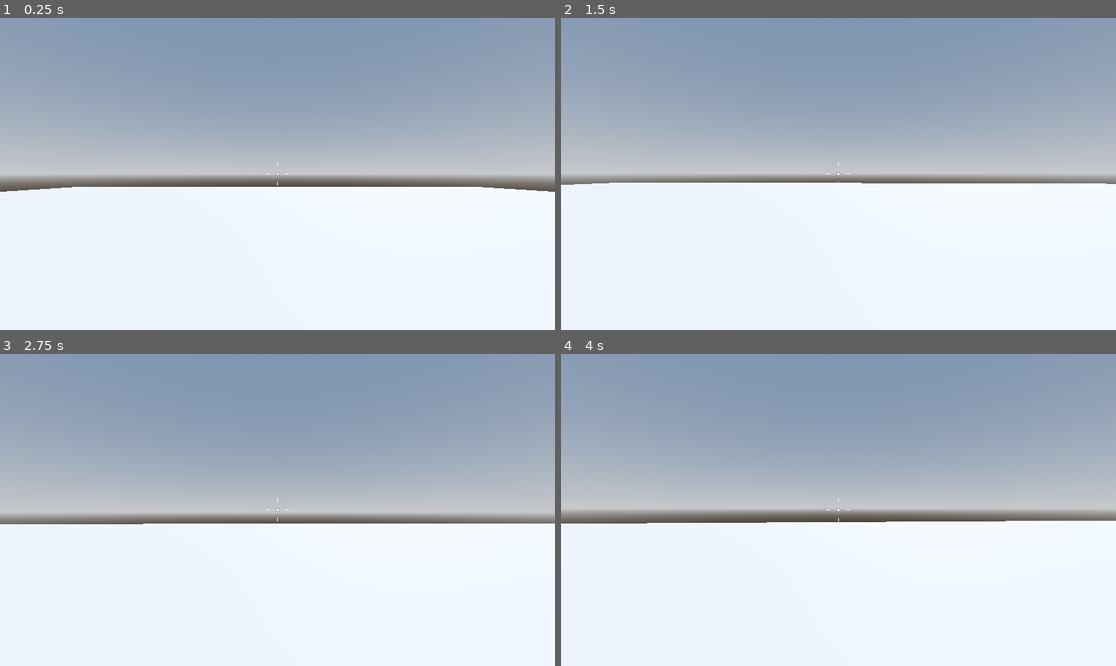
Above: before the commit, frames 1-4 (two rows, left to right).
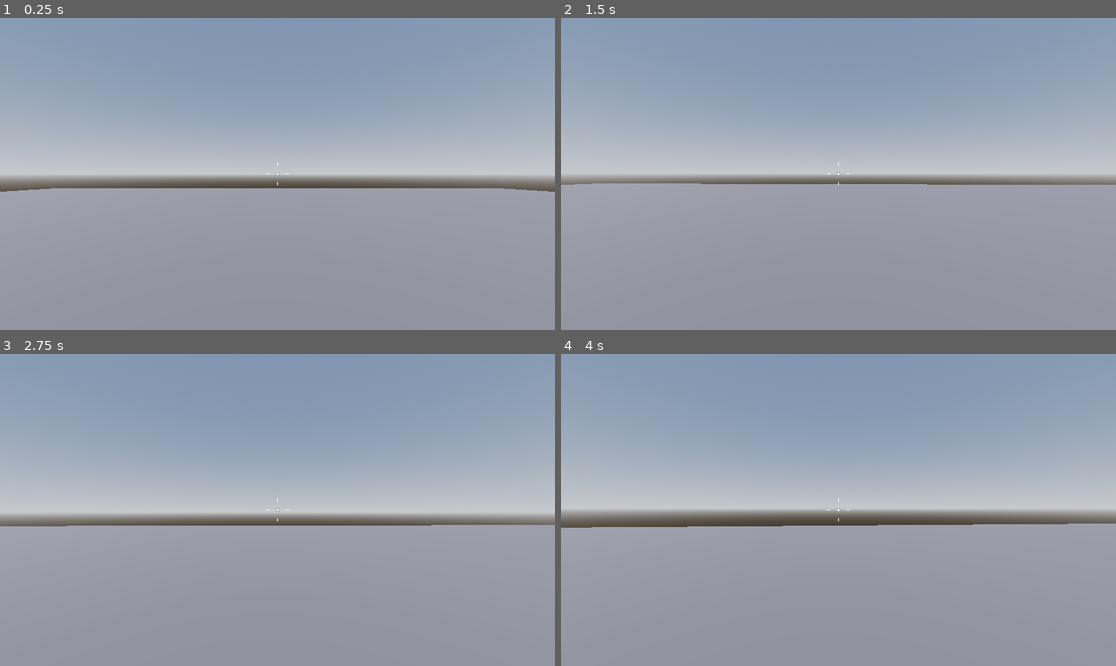
Above: after the commit, the same moments.

Repository: DrOtter3000/janitory_defender
Game: Godot game, scene res://Levels/sandbox.tscn
Two runs of this game, one before a commit and one after it. Both use one fixed random seed, a clock stepped at 60 frames per second and the inputs below.
Inputs (mouse positions are in pixels of both pictures, inside the frame that each line leads up to):
- Up to frame 1 (0.25 s): no input
- Up to frame 2 (1.5 s): move the mouse to (866, 174) at 0.52 s; hold W (forward) from 0.53 s (still down); tap Space (jump) at 0.77 s; tap Enter at 1.25 s; move the mouse to (810, 174) at 1.27 s
- Up to frame 3 (2.75 s): keep holding W (forward); tap Space (jump) at 1.52, 2 s; move the mouse to (288, 503) at 2.02 s
- Up to frame 4 (4 s): keep holding W (forward); move the mouse to (832, 516) at 2.77 s; tap Space (jump) at 3.02, 3.77 s; move the mouse to (877, 513) at 3.52 s

The runs differ from the first frame. In frame 1, 46% of the frame differs, in the area x 0-100%, y 54-100%; in frame 2, 47%, in the area x 0-100%, y 52-100%; in frame 3, 46%; in frame 4, 46%.

Commit message:
add basic enemy

Diff:
--- /dev/null
+++ b/Enemies/enemy.gd
@@ -0,0 +1,37 @@
+extends CharacterBody3D
+
+
+const SPEED = 5.0
+const JUMP_VELOCITY = 4.5
+
+# Get the gravity from the project settings to be synced with RigidBody nodes.
+var gravity: float = ProjectSettings.get_setting("physics/3d/default_gravity")
+@onready var navigation_agent_3d: NavigationAgent3D = $NavigationAgent3D
+
+var player
+
+
+func _ready() -> void:
+	player = get_tree().get_first_node_in_group("player")
+
+
+func _process(delta: float) -> void:
+	print(player.global_position)
+	navigation_agent_3d.target_position = player.global_position
+
+
+func _physics_process(delta: float) -> void:
+	var next_position = navigation_agent_3d.get_next_path_position()
+	# Add the gravity.
+	if not is_on_floor():
+		velocity.y -= gravity * delta
+
+	var direction = global_position.direction_to(next_position)
+	if direction:
+		velocity.x = direction.x * SPEED
+		velocity.z = direction.z * SPEED
+	else:
+		velocity.x = move_toward(velocity.x, 0, SPEED)
+		velocity.z = move_toward(velocity.z, 0, SPEED)
+
+	move_and_slide()
--- /dev/null
+++ b/Enemies/enemy.tscn
@@ -0,0 +1,18 @@
+[gd_scene load_steps=4 format=3 uid="uid://b0uskbfwt5p70"]
+
+[ext_resource type="Script" path="res://Enemies/enemy.gd" id="1_2ts3h"]
+
+[sub_resource type="CapsuleMesh" id="CapsuleMesh_tnovq"]
+
+[sub_resource type="CapsuleShape3D" id="CapsuleShape3D_wjcbp"]
+
+[node name="Enemy" type="CharacterBody3D"]
+script = ExtResource("1_2ts3h")
+
+[node name="MeshInstance3D" type="MeshInstance3D" parent="."]
+mesh = SubResource("CapsuleMesh_tnovq")
+
+[node name="CollisionShape3D" type="CollisionShape3D" parent="."]
+shape = SubResource("CapsuleShape3D_wjcbp")
+
+[node name="NavigationAgent3D" type="NavigationAgent3D" parent="."]
--- /dev/null
+++ b/Levels/Materials/grey_material.tres
@@ -0,0 +1,4 @@
+[gd_resource type="StandardMaterial3D" format=3 uid="uid://c7nvktal3iuki"]
+
+[resource]
+albedo_color = Color(0.28844, 0.272812, 0.279714, 1)
--- /dev/null
+++ b/Levels/Materials/orange_material.tres
@@ -0,0 +1,4 @@
+[gd_resource type="StandardMaterial3D" format=3 uid="uid://bq3ngqp6fgt0d"]
+
+[resource]
+albedo_color = Color(1, 0.517647, 0, 1)
--- a/Levels/sandbox.tscn
+++ b/Levels/sandbox.tscn
@@ -1,6 +1,9 @@
-[gd_scene load_steps=5 format=3 uid="uid://b81blgtnpkjb3"]
+[gd_scene load_steps=10 format=3 uid="uid://b81blgtnpkjb3"]
 
 [ext_resource type="PackedScene" uid="uid://5ovurbywxkcn" path="res://Player/player.tscn" id="1_w3rcj"]
+[ext_resource type="Material" uid="uid://c7nvktal3iuki" path="res://Levels/Materials/grey_material.tres" id="2_ji03r"]
+[ext_resource type="Material" uid="uid://bq3ngqp6fgt0d" path="res://Levels/Materials/orange_material.tres" id="3_88xif"]
+[ext_resource type="PackedScene" uid="uid://b0uskbfwt5p70" path="res://Enemies/enemy.tscn" id="4_8wra4"]
 
 [sub_resource type="ProceduralSkyMaterial" id="ProceduralSkyMaterial_0uau5"]
 sky_horizon_color = Color(0.64625, 0.65575, 0.67075, 1)
@@ -15,6 +18,13 @@
 tonemap_mode = 2
 glow_enabled = true
 
+[sub_resource type="NavigationMesh" id="NavigationMesh_6bo68"]
+vertices = PackedVector3Array(-0.75, 0.5, -1, 0.25, 0.5, -1, 0.25, 0.5, -31.5, -31.5, 0.5, 0, -1, 0.5, 0, -0.75, 0.5, -1, 0.25, 0.5, -31.5, -31.5, 0.5, -31.5, 0.25, 0.5, -31.5, 0.25, 0.5, -1, 1, 0.5, -1, 1, 0.5, -1, 1.25, 0.5, 0, 31.5, 0.5, 0, 31.5, 0.5, -31.5, 0.25, 0.5, -31.5, 0, 0.5, 31.5, 0, 0.5, 1.25, -1, 0.5, 1, -31.5, 0.5, 0, -31.5, 0.5, 31.5, -1, 0.5, 1, -1, 0.5, 0, -31.5, 0.5, 0, 0.75, 0.5, 1.25, 0, 0.5, 1.25, 0, 0.5, 31.5, 31.5, 0.5, 0, 1.25, 0.5, 0, 0.75, 0.5, 1.25, 0, 0.5, 31.5, 31.5, 0.5, 31.5)
+polygons = [PackedInt32Array(2, 1, 0), PackedInt32Array(4, 3, 5), PackedInt32Array(5, 3, 7), PackedInt32Array(5, 7, 6), PackedInt32Array(10, 9, 8), PackedInt32Array(12, 11, 13), PackedInt32Array(13, 11, 14), PackedInt32Array(14, 11, 15), PackedInt32Array(17, 16, 18), PackedInt32Array(18, 16, 20), PackedInt32Array(18, 20, 19), PackedInt32Array(23, 22, 21), PackedInt32Array(26, 25, 24), PackedInt32Array(28, 27, 29), PackedInt32Array(29, 27, 31), PackedInt32Array(29, 31, 30)]
+
+[sub_resource type="BoxMesh" id="BoxMesh_p6sh7"]
+material = ExtResource("3_88xif")
+
 [node name="Level" type="Node3D"]
 
 [node name="WorldEnvironment" type="WorldEnvironment" parent="."]
@@ -24,10 +34,23 @@
 transform = Transform3D(-0.866025, -0.433013, 0.25, 0, 0.5, 0.866025, -0.5, 0.75, -0.433013, 0, 0, 0)
 shadow_enabled = true
 
-[node name="Floor" type="CSGBox3D" parent="."]
+[node name="Player" parent="." instance=ExtResource("1_w3rcj")]
+transform = Transform3D(1, 0, 0, 0, 1, 0, 0, 0, 1, 0, 2.81101, -2.9947)
+
+[node name="NavigationRegion3D" type="NavigationRegion3D" parent="."]
+navigation_mesh = SubResource("NavigationMesh_6bo68")
+
+[node name="Floor" type="CSGBox3D" parent="NavigationRegion3D"]
 transform = Transform3D(1, 0, 0, 0, 1, 0, 0, 0, 1, 0, -0.5, 0)
 use_collision = true
 size = Vector3(64, 1, 64)
+material = ExtResource("2_ji03r")
 
-[node name="Player" parent="." instance=ExtResource("1_w3rcj")]
-transform = Transform3D(1, 0, 0, 0, 1, 0, 0, 0, 1, 0, 2.81101, 0)
+[node name="LevelObjects" type="Node3D" parent="NavigationRegion3D"]
+
+[node name="Plattform" type="MeshInstance3D" parent="NavigationRegion3D/LevelObjects"]
+transform = Transform3D(1, 0, 0, 0, 1, 0, 0, 0, 1, 0, 0.5, 0)
+mesh = SubResource("BoxMesh_p6sh7")
+
+[node name="Enemy" parent="." instance=ExtResource("4_8wra4")]
+transform = Transform3D(1, 0, 0, 0, 1, 0, 0, 0, 1, 0, 1.30881, 5.35311)
--- a/Player/player.tscn
+++ b/Player/player.tscn
@@ -8,7 +8,7 @@
 
 [sub_resource type="CapsuleShape3D" id="CapsuleShape3D_jj3xa"]
 
-[node name="Player" type="CharacterBody3D"]
+[node name="Player" type="CharacterBody3D" groups=["player"]]
 script = ExtResource("1_s7413")
 
 [node name="MeshInstance3D" type="MeshInstance3D" parent="."]
